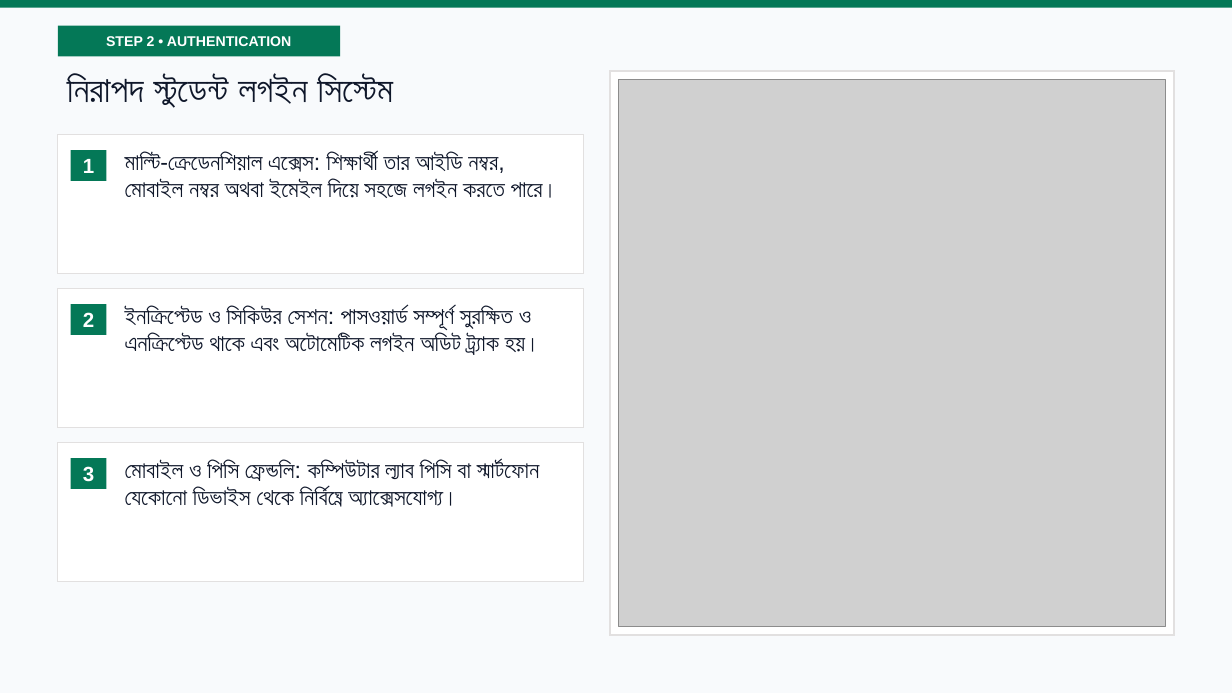
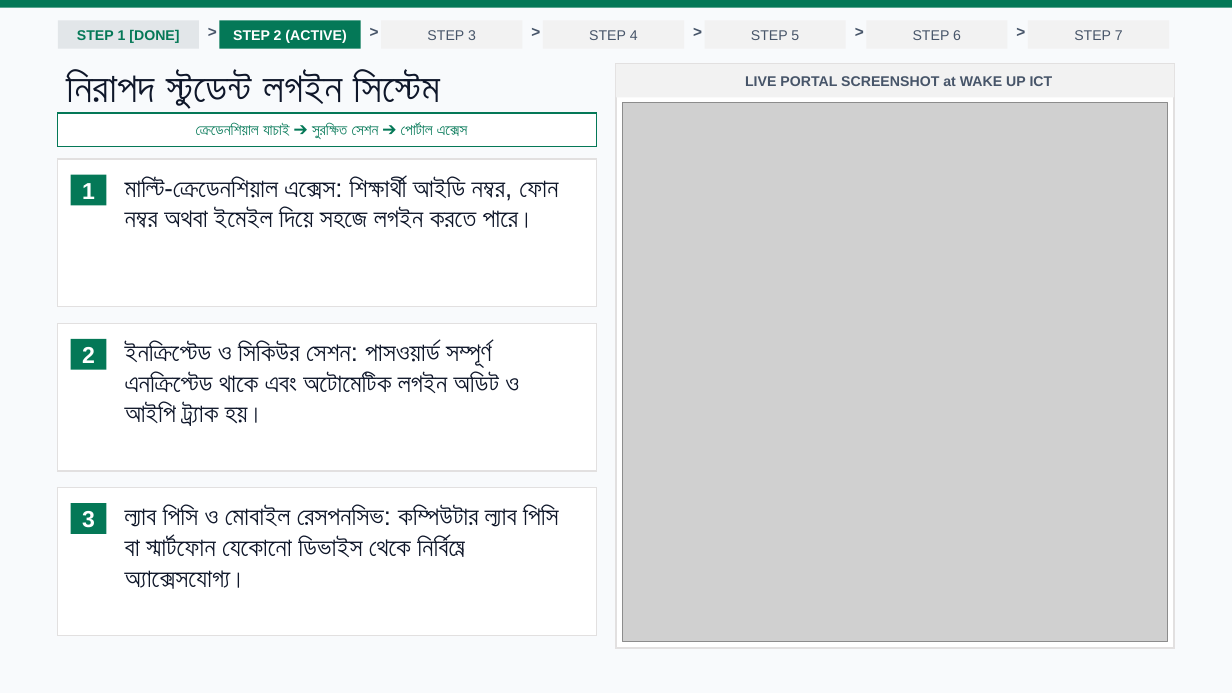
Before and after one commit to mahadihasanpranto786/wakeupict, a slide deck: slide 4 of Wake_Up_ICT_Student_Portal_Presentation.pptx. Drawn at 1232x693 pixels with LibreOffice and Linux fonts; fonts in the diff are those of the drawing; grey boxes stand for pictures. Boxes give left, top, right and bottom in pixels: in the first picture for what was removed or moved away, otherwise in the second. Text is boxed around its words. In the diff, an @@ line names an element or a change of style, - is before the commit and + after.

```diff
--- a/Wake_Up_ICT_Student_Portal_Presentation.pptx
+++ b/Wake_Up_ICT_Student_Portal_Presentation.pptx
@@ rectangle "STEP 1 [DONE]": place and size @@
-rectangle "STEP 1 [DONE]" at (57, 26, 340, 56)
+rectangle "STEP 1 [DONE]" at (57, 20, 199, 49)
@@ rectangle "STEP 1 [DONE]" at (57, 20, 199, 49): fill #047857 to #E2E6E9 @@
@@ text in rectangle at (77, 29, 179, 43): text changed; text colour #FFFFFF to #047857 @@
-STEP 2 • AUTHENTICATION
+STEP 1 [DONE]
@@ text added at (199, 18, 219, 45), 12 pt, text #475569, bold @@
+>
@@ rectangle added at (220, 20, 361, 49), fill #047857, 11 pt, text #FFFFFF, bold @@
+STEP 2 (ACTIVE)
@@ text added at (360, 18, 381, 45), 12 pt, text #475569, bold @@
+>
@@ rectangle added at (381, 20, 522, 49), fill #F2F2F2, 11 pt, text #475569 @@
+STEP 3
@@ text added at (522, 18, 543, 45), 12 pt, text #475569, bold @@
+>
@@ rectangle added at (543, 20, 685, 49), fill #F2F2F2, 11 pt, text #475569 @@
+STEP 4
@@ text added at (684, 18, 704, 45), 12 pt, text #475569, bold @@
+>
@@ rectangle added at (704, 20, 846, 49), fill #F2F2F2, 11 pt, text #475569 @@
+STEP 5
@@ text added at (846, 18, 866, 45), 12 pt, text #475569, bold @@
+>
@@ rectangle added at (867, 20, 1008, 49), fill #F2F2F2, 11 pt, text #475569 @@
+STEP 6
@@ text added at (1007, 18, 1028, 45), 12 pt, text #475569, bold @@
+>
@@ rectangle added at (1028, 20, 1169, 49), fill #F2F2F2, 11 pt, text #475569 @@
+STEP 7
@@ text "নিরাপদ স্টুডেন্ট লগইন সিস্টেম" at (67, 69, 441, 113): size 28 to 32 pt @@
@@ rectangle: place and size @@
-rectangle at (610, 70, 1175, 635)
+rectangle at (616, 64, 1175, 648)
@@ rectangle added at (616, 64, 1175, 97), fill #F2F2F2, 11 pt, text #475569, bold @@
+LIVE PORTAL SCREENSHOT at WAKE UP ICT
@@ rectangle added at (57, 113, 596, 146), fill #FFFFFF, outline #047857 1 pt, 12 pt, text #047857, bold @@
+ক্রেডেনশিয়াল যাচাই ➔ সুরক্ষিত সেশন ➔ পোর্টাল এক্সেস
@@ picture: place and size @@
-picture at (618, 79, 1165, 627)
+picture at (623, 103, 1168, 641)
@@ rectangle: place and size @@
-rectangle at (57, 135, 583, 274)
+rectangle at (57, 159, 596, 307)
@@ rectangle "1": place and size @@
-rectangle "1" at (70, 150, 106, 180)
+rectangle "1" at (70, 175, 106, 205)
@@ text at (125, 177, 558, 228): text changed; size 18 to 20 pt @@
-মাল্টি-ক্রেডেনশিয়াল এক্সেস: শিক্ষার্থী তার আইডি নম্বর, মোবাইল নম্বর অথবা ইমেইল দিয়ে সহজে লগইন করতে পারে।
+মাল্টি-ক্রেডেনশিয়াল এক্সেস: শিক্ষার্থী আইডি নম্বর, ফোন নম্বর অথবা ইমেইল দিয়ে সহজে লগইন করতে পারে।
@@ rectangle: place and size @@
-rectangle at (57, 288, 583, 427)
+rectangle at (57, 323, 596, 471)
@@ rectangle "2": place and size @@
-rectangle "2" at (70, 304, 106, 335)
+rectangle "2" at (70, 339, 106, 370)
@@ text at (125, 341, 519, 426): text changed; size 18 to 20 pt @@
-ইনক্রিপ্টেড ও সিকিউর সেশন: পাসওয়ার্ড সম্পূর্ণ সুরক্ষিত ও এনক্রিপ্টেড থাকে এবং অটোমেটিক লগইন অডিট ট্র্যাক হয়।
+ইনক্রিপ্টেড ও সিকিউর সেশন: পাসওয়ার্ড সম্পূর্ণ এনক্রিপ্টেড থাকে এবং অটোমেটিক লগইন অডিট ও আইপি ট্র্যাক হয়।
@@ rectangle: place and size @@
-rectangle at (57, 443, 583, 581)
+rectangle at (57, 488, 596, 636)
@@ size 16 to 18 pt in 3 elements at (70, 175, 106, 205), (70, 339, 106, 370), (70, 503, 106, 533) @@
@@ rectangle "3": place and size @@
-rectangle "3" at (70, 458, 106, 489)
+rectangle "3" at (70, 503, 106, 533)
@@ text at (125, 505, 558, 589): text changed; size 18 to 20 pt @@
-মোবাইল ও পিসি ফ্রেন্ডলি: কম্পিউটার ল্যাব পিসি বা স্মার্টফোন যেকোনো ডিভাইস থেকে নির্বিঘ্নে অ্যাক্সেসযোগ্য।
+ল্যাব পিসি ও মোবাইল রেসপনসিভ: কম্পিউটার ল্যাব পিসি বা স্মার্টফোন যেকোনো ডিভাইস থেকে নির্বিঘ্নে অ্যাক্সেসযোগ্য।
```
Also in this commit, not shown: 8 other slides changed, 2 slides added, 1 slide removed, 2 other files.
